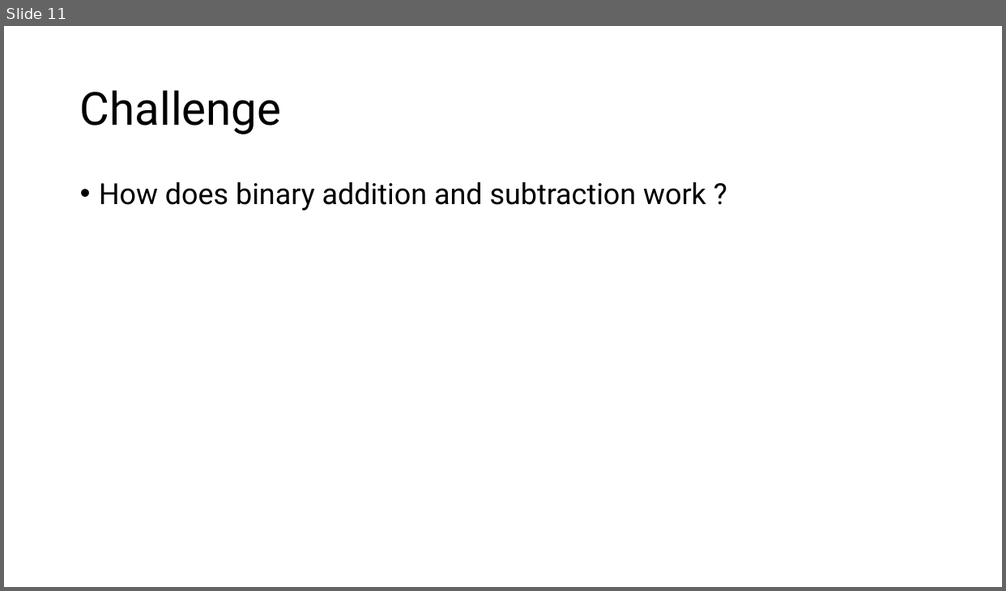
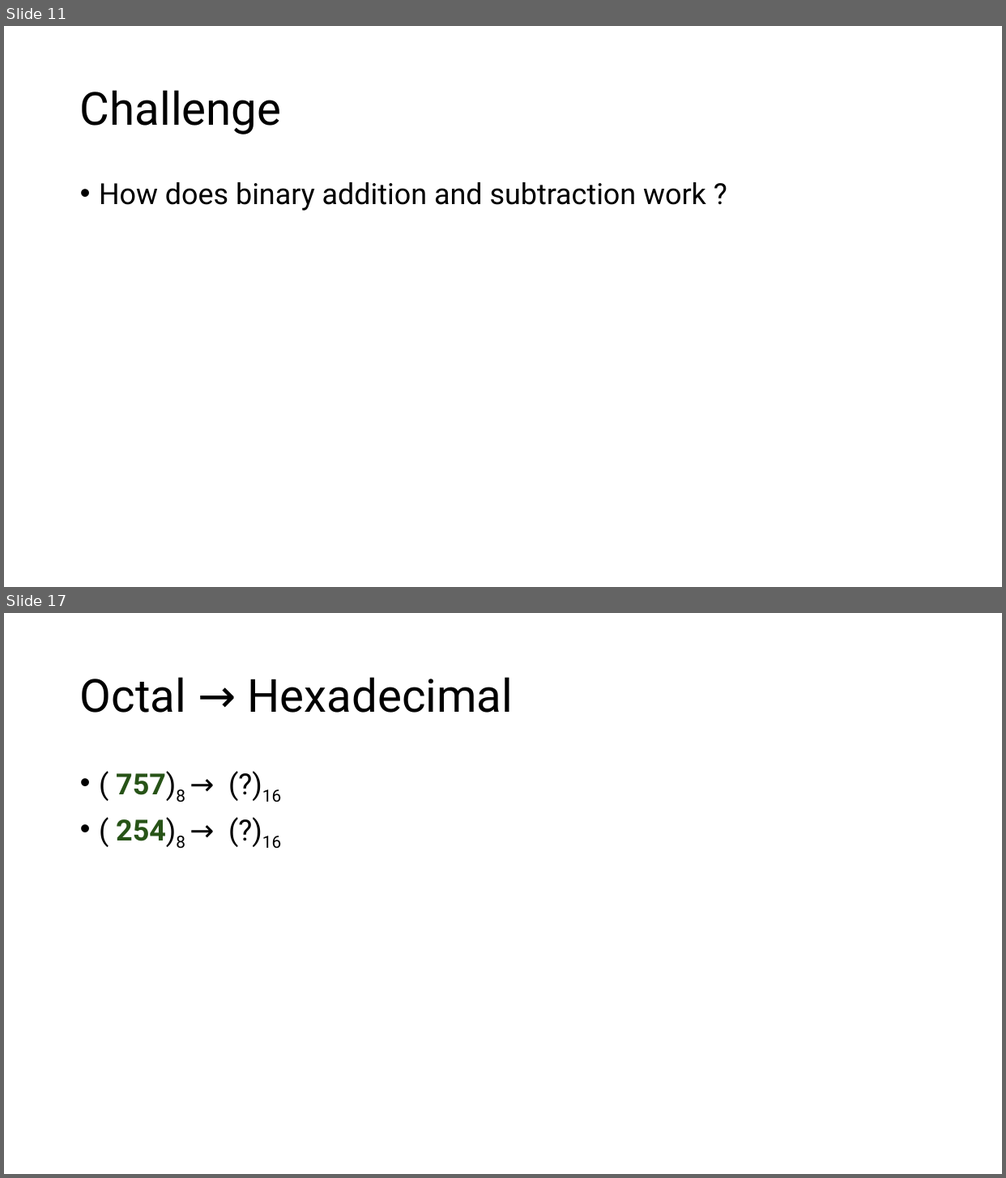
Before and after one commit to MoklaEducation/ems_winter_2025_acsl101, a slide deck: all/ExploringCSConceptsViaACSLCompetitions_all.pptx. Shown one above the other, each under a label of ours: slide 11 before the commit, slides 11 and 17 after it; the slides between them are not shown. The pictures are 1006x591 and 1006x1178 pixels, drawn with LibreOffice and Linux fonts; fonts in the diff are those of the drawing. Boxes give left, top, right and bottom in pixels: in the first picture for what was removed or moved away, otherwise in the second. Text is boxed around its words. In the diff, an @@ line names an element or a change of style, - is before the commit and + after.

```diff
--- a/all/ExploringCSConceptsViaACSLCompetitions_all.pptx
+++ b/all/ExploringCSConceptsViaACSLCompetitions_all.pptx
@@ slide 17 added at (4, 613, 1002, 1174), background #FFFFFF @@
@@ title added at (80, 677, 513, 713), 44 pt, text #000000 @@
+Octal → Hexadecimal
@@ text added at (116, 771, 281, 849), 28 pt, text #000000 @@
+• ( 757)8 → (?)16
+• ( 254)8 → (?)16
```
Also in this commit, not shown: 7 other slides added, 2 other files.
